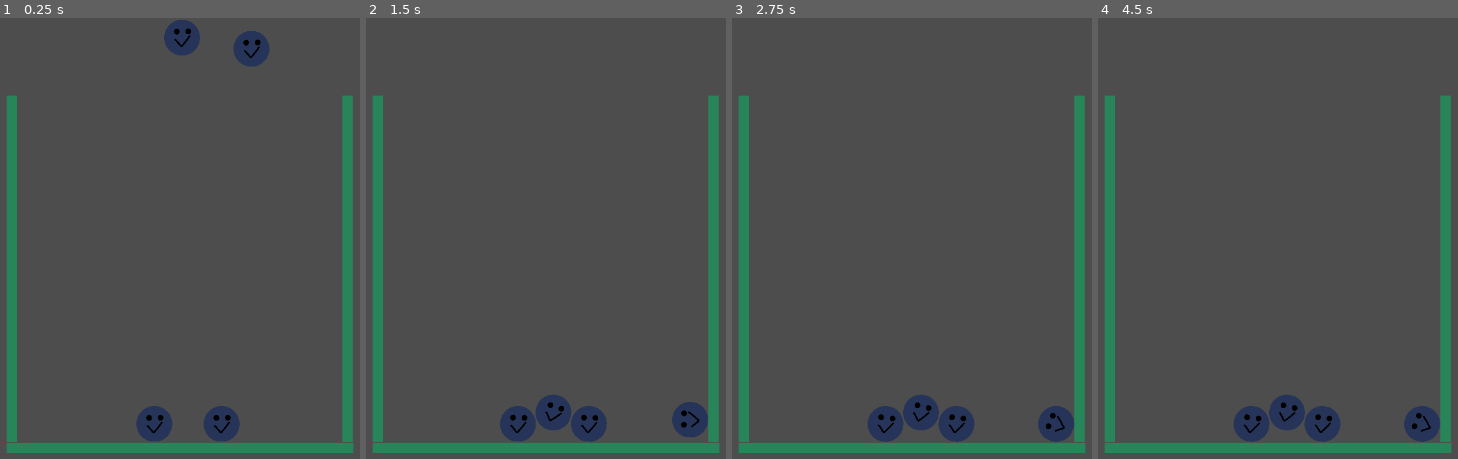
Above: before the commit, frames 1-4 (left to right).
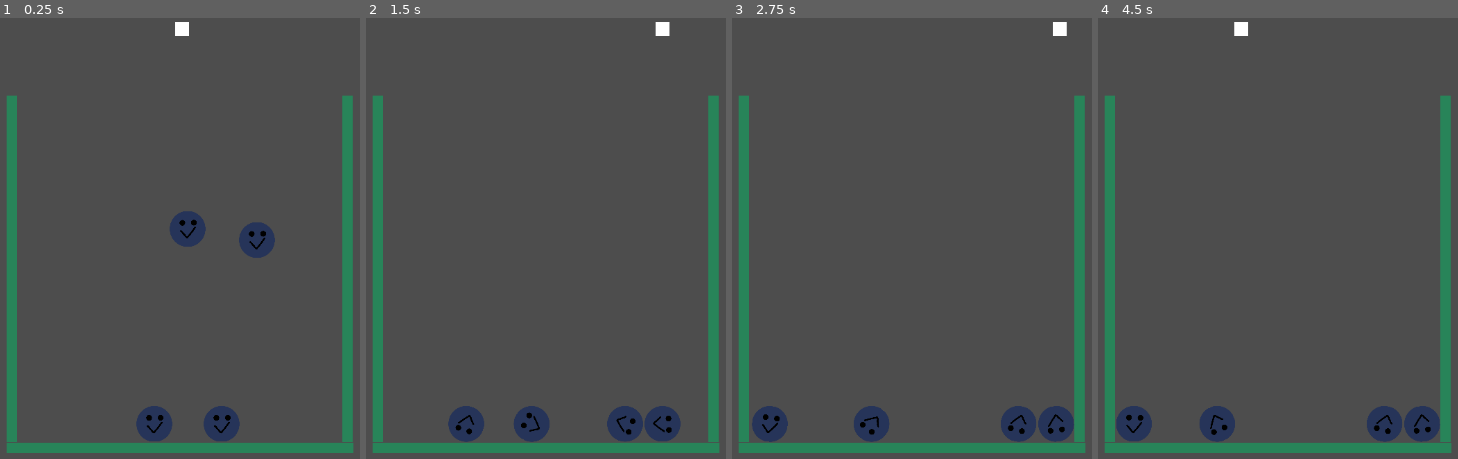
Above: after the commit, the same moments.

Repository: IsaacBowes/GameOff2023
Game: Godot game, scene res://Scenes/Main.tscn
Same seed, same stepped clock (60 frames per second), same inputs: the game is played once before the commit and once after it.
Inputs:
- Up to frame 1 (0.25 s): no input
- Up to frame 2 (1.5 s): hold Right (ui_right) 0.53-1.28 s; tap Space (drop, bound only after the commit) at 0.6, 1.35 s; hold Left (ui_left) from 1.28 s (still down)
- Up to frame 3 (2.75 s): release Left (ui_left) at 2.03 s; hold Right (ui_right) from 2.03 s (still down); tap Space (drop, bound only after the commit) at 2.1 s
- Up to frame 4 (4.5 s): tap Space (drop, bound only after the commit) at 2.85, 3.6, 4.35 s; release Right (ui_right) at 3.53 s; hold Left (ui_left) from 3.53 s (still down)

The runs differ from the first frame. In frame 1, 2.5% of the frame differs, in the area x 45-77%, y 0-55%; in frame 2, 4.1%, in the area x 22-95%, y 0-97%; in frame 3, 3.4%; in frame 4, 4.0%.

Commit message:
Movement

Diff:
--- /dev/null
+++ b/Scenes/Controller.gd
@@ -0,0 +1,27 @@
+extends CharacterBody2D
+
+
+const SPEED = 300.0
+const currentMorph = null
+const nextMorph = null
+
+
+func _physics_process(delta):
+	# Get the input direction and handle the movement/deceleration.
+	# As good practice, you should replace UI actions with custom gameplay actions.
+	var direction = Input.get_axis("ui_left", "ui_right")
+	if direction:
+		velocity.x = direction * SPEED
+	else:
+		velocity.x = move_toward(velocity.x, 0, SPEED)
+
+	#if currentMorph == null:
+		#spawnMorphs()
+	#else:
+		#if Input.get_axis("drop"):
+			#currentMorph.isSleeping = false;
+
+
+	move_and_slide()
+
+#func spawnMorphs():
--- a/Scenes/Main.tscn
+++ b/Scenes/Main.tscn
@@ -1,12 +1,19 @@
-[gd_scene load_steps=4 format=3 uid="uid://bkxcrd7sbywle"]
+[gd_scene load_steps=7 format=3 uid="uid://bkxcrd7sbywle"]
 
 [ext_resource type="Texture2D" uid="uid://curql4wd603ly" path="res://Assets/Art/bloo.png" id="1_tmm2m"]
+[ext_resource type="Script" path="res://Scenes/Controller.gd" id="2_edyvw"]
 
 [sub_resource type="RectangleShape2D" id="RectangleShape2D_uw6cy"]
 size = Vector2(500, 15)
 
+[sub_resource type="PhysicsMaterial" id="PhysicsMaterial_orisn"]
+friction = 0.1
+bounce = 0.1
+
 [sub_resource type="CircleShape2D" id="CircleShape2D_tsfog"]
 radius = 27.0
+
+[sub_resource type="RectangleShape2D" id="RectangleShape2D_j4rub"]
 
 [node name="Node2D" type="Node2D"]
 
@@ -81,8 +88,23 @@
 grow_vertical = 2
 color = Color(0.156863, 0.517647, 0.34902, 1)
 
+[node name="StaticBody2D4" type="StaticBody2D" parent="."]
+position = Vector2(870, 233)
+rotation = 1.5708
+
+[node name="CollisionShape2D" type="CollisionShape2D" parent="StaticBody2D4"]
+shape = SubResource("RectangleShape2D_uw6cy")
+
+[node name="StaticBody2D5" type="StaticBody2D" parent="."]
+position = Vector2(370, 233)
+rotation = 1.5708
+
+[node name="CollisionShape2D" type="CollisionShape2D" parent="StaticBody2D5"]
+shape = SubResource("RectangleShape2D_uw6cy")
+
 [node name="RigidBody2D" type="RigidBody2D" parent="."]
-position = Vector2(623, 0)
+position = Vector2(631, 276)
+physics_material_override = SubResource("PhysicsMaterial_orisn")
 
 [node name="CollisionShape2D" type="CollisionShape2D" parent="RigidBody2D"]
 shape = SubResource("CircleShape2D_tsfog")
@@ -93,7 +115,8 @@
 texture = ExtResource("1_tmm2m")
 
 [node name="RigidBody2D4" type="RigidBody2D" parent="."]
-position = Vector2(723, 16)
+position = Vector2(731, 292)
+physics_material_override = SubResource("PhysicsMaterial_orisn")
 
 [node name="CollisionShape2D" type="CollisionShape2D" parent="RigidBody2D4"]
 shape = SubResource("CircleShape2D_tsfog")
@@ -124,3 +147,24 @@
 [node name="Sprite2D" type="Sprite2D" parent="RigidBody2D3"]
 scale = Vector2(0.2, 0.2)
 texture = ExtResource("1_tmm2m")
+
+[node name="CharacterBody2D" type="CharacterBody2D" parent="."]
+position = Vector2(623, 16)
+motion_mode = 1
+script = ExtResource("2_edyvw")
+
+[node name="CollisionShape2D" type="CollisionShape2D" parent="CharacterBody2D"]
+shape = SubResource("RectangleShape2D_j4rub")
+
+[node name="ColorRect" type="ColorRect" parent="CharacterBody2D"]
+anchors_preset = 8
+anchor_left = 0.5
+anchor_top = 0.5
+anchor_right = 0.5
+anchor_bottom = 0.5
+offset_left = -10.0
+offset_top = -10.0
+offset_right = 10.0
+offset_bottom = 10.0
+grow_horizontal = 2
+grow_vertical = 2
--- a/project.godot
+++ b/project.godot
@@ -15,6 +15,24 @@
 config/features=PackedStringArray("4.1", "GL Compatibility")
 config/icon="res://icon.svg"
 
+[input]
+
+drop={
+"deadzone": 0.5,
+"events": [Object(InputEventKey,"resource_local_to_scene":false,"resource_name":"","device":-1,"window_id":0,"alt_pressed":false,"shift_pressed":false,"ctrl_pressed":false,"meta_pressed":false,"pressed":false,"keycode":0,"physical_keycode":32,"key_label":0,"unicode":32,"echo":false,"script":null)
+]
+}
+left={
+"deadzone": 0.5,
+"events": [Object(InputEventKey,"resource_local_to_scene":false,"resource_name":"","device":-1,"window_id":0,"alt_pressed":false,"shift_pressed":false,"ctrl_pressed":false,"meta_pressed":false,"pressed":false,"keycode":0,"physical_keycode":65,"key_label":0,"unicode":97,"echo":false,"script":null)
+]
+}
+right={
+"deadzone": 0.5,
+"events": [Object(InputEventKey,"resource_local_to_scene":false,"resource_name":"","device":-1,"window_id":0,"alt_pressed":false,"shift_pressed":false,"ctrl_pressed":false,"meta_pressed":false,"pressed":false,"keycode":0,"physical_keycode":68,"key_label":0,"unicode":100,"echo":false,"script":null)
+]
+}
+
 [rendering]
 
 renderer/rendering_method="gl_compatibility"
